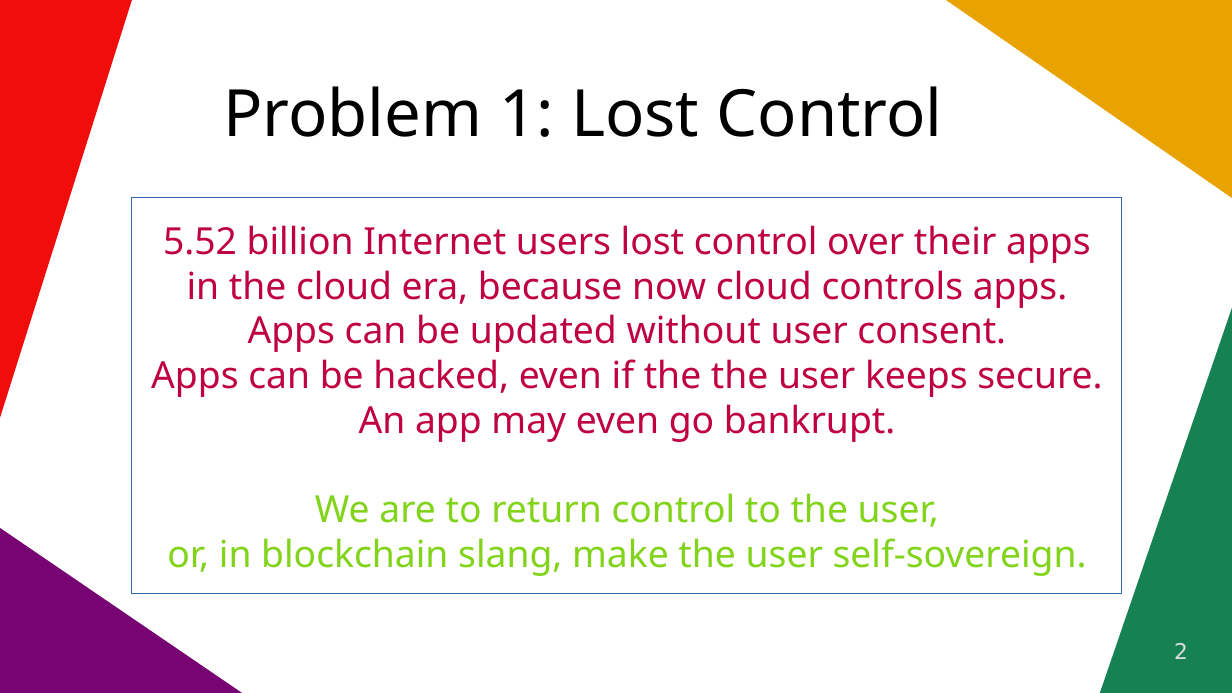
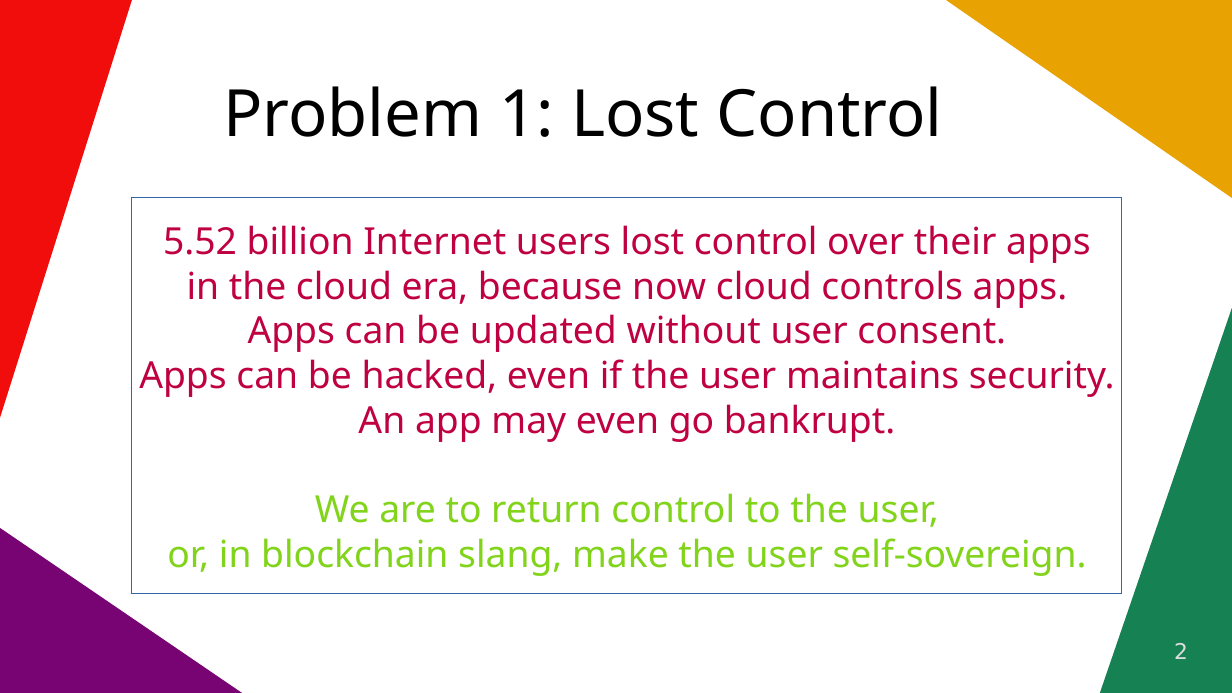
Before and after one commit to vporton/icp-package-manager, a slide deck: slide 2 of docs/long-pitchdeck.odp. Drawn at 1232x693 pixels with LibreOffice and Linux fonts; fonts in the diff are those of the drawing. Boxes give left, top, right and bottom in pixels: in the first picture for what was removed or moved away, otherwise in the second. Text is boxed around its words. In the diff, an @@ line names an element or a change of style, - is before the commit and + after.

```diff
--- a/docs/long-pitchdeck.odp
+++ b/docs/long-pitchdeck.odp
@@ text in rectangle at (x1=139, y1=359, x2=1115, y2=442): text changed @@
-Apps can be hacked, even if the the user keeps secure.
-An app may even go bankrupt.
+Apps can be hacked, even if the user maintains security.
+An app may even go bankrupt.
```
Also in this commit, not shown: 3 other slides changed, 2 other files.
